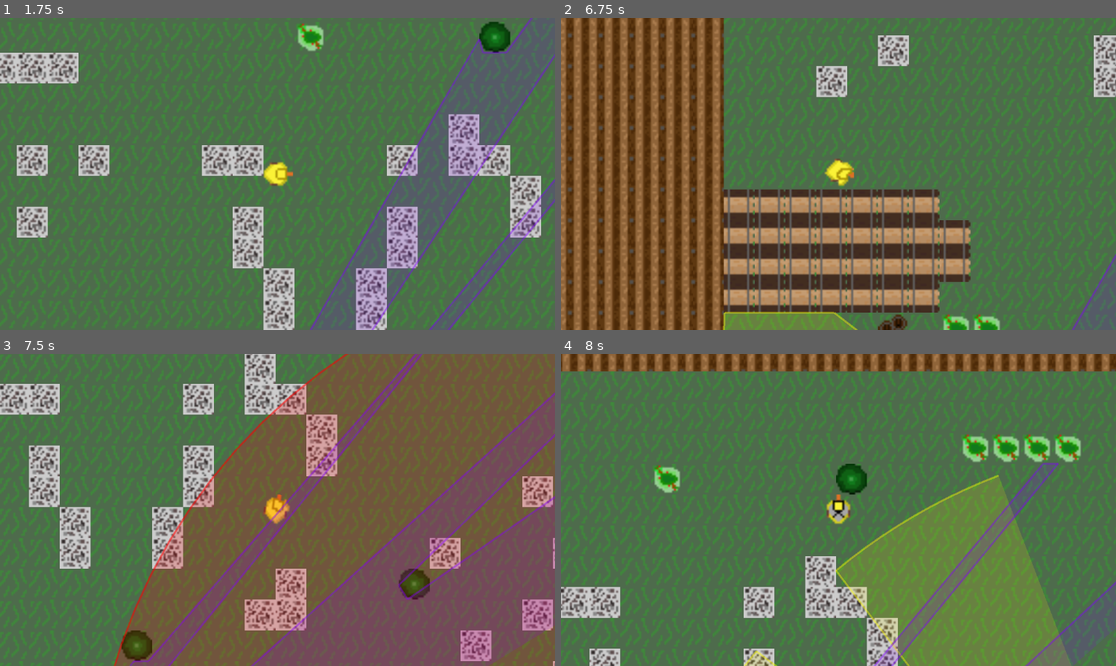
Above: before the commit, frames 1-4 (two rows, left to right).
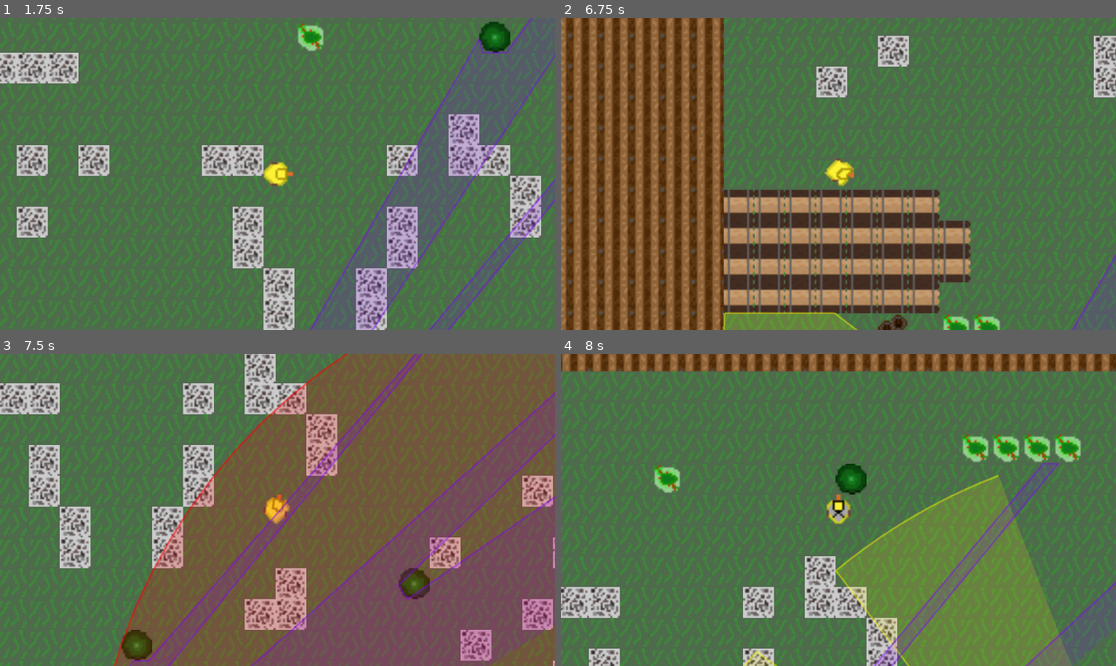
Above: after the commit, the same moments.

Repository: ArpaDeveloper/FGJ2026
Game: Godot game, scene res://scenes/mainmenu.tscn
Two runs of this game, one before a commit and one after it. Both use one fixed random seed, a clock stepped at 60 frames per second and the inputs below.
Inputs (mouse positions are in pixels of both pictures, inside the frame that each line leads up to):
- Up to frame 1 (1.75 s): click "ACTION" at 0.5 s; tap Enter (ui_accept) at 1.25, 1.52 s; move the mouse to (399, 158) at 1.27 s; hold Right (ui_right) from 1.28 s (still down)
- Up to frame 2 (6.75 s): move the mouse to (727, 189) at 2.02 s; release Right (ui_right) at 2.03 s; hold Down (ui_down) 2.03-2.78 s; tap Enter (ui_accept) at 2.27, 3.77, 4.52, 5.27 s; move the mouse to (894, 105) at 2.77 s; hold Right (ui_right) 2.78-3.53 s; move the mouse to (810, 236) at 3.52 s; hold Up (ui_up) 3.53-4.28 s; move the mouse to (1005, 220) at 4.27 s; hold Left (ui_left) 4.28-5.78 s; move the mouse to (672, 127) at 5.02 s; move the mouse to (866, 174) at 5.77 s; hold Down (ui_down) 5.78-6.53 s; move the mouse to (755, 96) at 6.52 s; hold Right (ui_right) from 6.53 s (still down)
- Up to frame 3 (7.5 s): tap Enter (ui_accept) at 6.77 s; move the mouse to (399, 494) at 7.27 s; release Right (ui_right) at 7.28 s; hold Up (ui_up) from 7.28 s (still down)
- Up to frame 4 (8 s): keep holding Up (ui_up); tap Enter (ui_accept) at 7.52 s

Frame 1 is identical in both runs. In frame 2, 0.3% of the frame differs, in the area x 29-100%, y 5-100%; in frame 3, 0.7%, in the area x 0-100%, y 0-100%; in frame 4, 0.2%.

Commit message:
level1,2 working

Diff:
--- a/assets/Tilemaps/tilemap1.tres
+++ b/assets/Tilemaps/tilemap1.tres
@@ -37,7 +37,6 @@
 [sub_resource type="TileSetAtlasSource" id="TileSetAtlasSource_anvck"]
 texture = ExtResource("2_831e8")
 0:0/0 = 0
-0:0/0/physics_layer_0/polygon_0/points = PackedVector2Array(-8, -8, 8, -8, 8, 8, -8, 8)
 
 [sub_resource type="TileSetAtlasSource" id="TileSetAtlasSource_r5max"]
 texture = ExtResource("3_t1r2p")
--- a/scenes/Levels/level1.tscn
+++ b/scenes/Levels/level1.tscn
@@ -13,7 +13,9 @@
 [ext_resource type="Script" uid="uid://dq48lefkmwxvi" path="res://scripts/enemy.gd" id="10_wtsr7"]
 [ext_resource type="Script" uid="uid://03h7osl0j0gp" path="res://scripts/mask_pickup.gd" id="11_61u81"]
 [ext_resource type="Texture2D" uid="uid://drwj6abbh18r0" path="res://assets/environment/mask-black.png" id="12_erhrb"]
-[ext_resource type="Script" path="res://scripts/goalpost.gd" id="14_erhrb"]
+[ext_resource type="Script" uid="uid://dctpeblbg3o8e" path="res://scripts/goalpost.gd" id="14_erhrb"]
+
+[sub_resource type="RectangleShape2D" id="RectangleShape2D_jsxby"]
 
 [sub_resource type="RectangleShape2D" id="RectangleShape2D_0u6et"]
 size = Vector2(1171, 50)
@@ -301,9 +303,14 @@
 [sub_resource type="CircleShape2D" id="CircleShape2D_jsxby"]
 radius = 25.0
 
-[sub_resource type="RectangleShape2D" id="RectangleShape2D_jsxby"]
-
 [node name="Level 1" type="Node2D" unique_id=579437957]
+
+[node name="Goal" type="Area2D" parent="." unique_id=2012522134]
+position = Vector2(1110, 538)
+script = ExtResource("14_erhrb")
+
+[node name="CollisionShape2D" type="CollisionShape2D" parent="Goal" unique_id=1504708121]
+shape = SubResource("RectangleShape2D_jsxby")
 
 [node name="TileMapLayer" type="TileMapLayer" parent="." unique_id=282337106]
 tile_map_data = PackedByteArray("AAAAAAAAAwAAAAAAAAAAAAEAAwAAAAAAAAAAAAIAAwAAAAAAAAAAAAMAAwAAAAAAAAAAAAQAAwAAAAAAAAAAAA …(98496 unchanged characters)…
@@ -443,7 +450,6 @@
 texture = ExtResource("12_erhrb")
 
 [node name="Control" type="Control" parent="." unique_id=522408242]
-visible = false
 layout_mode = 3
 anchors_preset = 0
 offset_left = -19.0
@@ -457,10 +463,3 @@
 offset_top = 275.0
 offset_right = 516.0
 offset_bottom = 275.0
-
-[node name="Goal" type="Area2D" parent="." unique_id=2012522134]
-position = Vector2(1110, 538)
-script = ExtResource("14_erhrb")
-
-[node name="CollisionShape2D" type="CollisionShape2D" parent="Goal" unique_id=1504708121]
-shape = SubResource("RectangleShape2D_jsxby")
--- a/scenes/Levels/level2.tscn
+++ b/scenes/Levels/level2.tscn
@@ -1,7 +1,305 @@
 [gd_scene format=4 uid="uid://c3vjf33htjqf2"]
 
 [ext_resource type="TileSet" uid="uid://buqelv0axwqfr" path="res://assets/Tilemaps/tilemap1.tres" id="1_cwmcw"]
-[ext_resource type="PackedScene" path="res://scenes/pausemenu.tscn" id="2_hvt6x"]
+[ext_resource type="Script" uid="uid://dctpeblbg3o8e" path="res://scripts/goalpost.gd" id="2_6uvra"]
+[ext_resource type="Script" uid="uid://dgpcstodc3drr" path="res://scripts/player.gd" id="2_341f2"]
+[ext_resource type="PackedScene" uid="uid://dmsm7582xf7ul" path="res://scenes/pausemenu.tscn" id="2_hvt6x"]
+[ext_resource type="Texture2D" uid="uid://disyyunm2blv4" path="res://assets/Player/duck-sketch.png" id="3_6dnuc"]
+[ext_resource type="Script" uid="uid://03h7osl0j0gp" path="res://scripts/mask_pickup.gd" id="3_vuu7b"]
+[ext_resource type="Texture2D" uid="uid://cp71er5u3qmw2" path="res://assets/Player/duck-stealthy-sheet.png" id="4_7laqx"]
+[ext_resource type="Texture2D" uid="uid://drwj6abbh18r0" path="res://assets/environment/mask-black.png" id="4_egkv4"]
+[ext_resource type="Texture2D" uid="uid://e4tirxysmogu" path="res://assets/Player/duck-stealthy.png" id="5_6uvra"]
+[ext_resource type="Texture2D" uid="uid://dwtm7iv4h02dh" path="res://assets/Player/duck-walk-sheet.png" id="6_vuu7b"]
+[ext_resource type="Script" uid="uid://dip413ytt8ebv" path="res://scripts/sniper_enemy.gd" id="8_egkv4"]
+[ext_resource type="Texture2D" uid="uid://b4yyjde3a5mgr" path="res://assets/Enemies/hunter-sketch.png" id="9_66vuv"]
+[ext_resource type="Texture2D" uid="uid://bygy1kx8ydf6p" path="res://assets/Enemies/hunter-walk-sheet.png" id="10_8oyn0"]
+[ext_resource type="Script" uid="uid://dq48lefkmwxvi" path="res://scripts/enemy.gd" id="11_y0nbf"]
+
+[sub_resource type="RectangleShape2D" id="RectangleShape2D_66vuv"]
+size = Vector2(47, 47)
+
+[sub_resource type="CircleShape2D" id="CircleShape2D_8oyn0"]
+radius = 25.0
+
+[sub_resource type="CircleShape2D" id="CircleShape2D_mvp44"]
+radius = 17.720045
+
+[sub_resource type="AtlasTexture" id="AtlasTexture_hunter0"]
+atlas = ExtResource("10_8oyn0")
+region = Rect2(0, 0, 16, 16)
+
+[sub_resource type="AtlasTexture" id="AtlasTexture_hunter1"]
+atlas = ExtResource("10_8oyn0")
+region = Rect2(16, 0, 16, 16)
+
+[sub_resource type="AtlasTexture" id="AtlasTexture_hunter2"]
+atlas = ExtResource("10_8oyn0")
+region = Rect2(32, 0, 16, 16)
+
+[sub_resource type="AtlasTexture" id="AtlasTexture_hunter3"]
+atlas = ExtResource("10_8oyn0")
+region = Rect2(48, 0, 16, 16)
+
+[sub_resource type="AtlasTexture" id="AtlasTexture_hunter4"]
+atlas = ExtResource("10_8oyn0")
+region = Rect2(64, 0, 16, 16)
+
+[sub_resource type="AtlasTexture" id="AtlasTexture_hunter5"]
+atlas = ExtResource("10_8oyn0")
+region = Rect2(80, 0, 16, 16)
+
+[sub_resource type="AtlasTexture" id="AtlasTexture_hunter6"]
+atlas = ExtResource("10_8oyn0")
+region = Rect2(96, 0, 16, 16)
+
+[sub_resource type="AtlasTexture" id="AtlasTexture_hunter7"]
+atlas = ExtResource("10_8oyn0")
+region = Rect2(112, 0, 16, 16)
+
+[sub_resource type="SpriteFrames" id="SpriteFrames_brvyc"]
+animations = [{
+"frames": [{
+"duration": 1.0,
+"texture": ExtResource("9_66vuv")
+}],
+"loop": true,
+"name": &"idle",
+"speed": 1.0
+}, {
+"frames": [{
+"duration": 1.0,
+"texture": SubResource("AtlasTexture_hunter0")
+}, {
+"duration": 1.0,
+"texture": SubResource("AtlasTexture_hunter1")
+}, {
+"duration": 1.0,
+"texture": SubResource("AtlasTexture_hunter2")
+}, {
+"duration": 1.0,
+"texture": SubResource("AtlasTexture_hunter3")
+}, {
+"duration": 1.0,
+"texture": SubResource("AtlasTexture_hunter4")
+}, {
+"duration": 1.0,
+"texture": SubResource("AtlasTexture_hunter5")
+}, {
+"duration": 1.0,
+"texture": SubResource("AtlasTexture_hunter6")
+}, {
+"duration": 1.0,
+"texture": SubResource("AtlasTexture_hunter7")
+}],
+"loop": true,
+"name": &"walk",
+"speed": 10.0
+}]
+
+[sub_resource type="Curve2D" id="Curve2D_341f2"]
+_data = {
+"points": PackedVector2Array(0, 0, 0, 0, -25, -1, 0, 0, 0, 0, -98, 37, 0, 0, 0, 0, -113, -41, 0, 0, 0, 0, -65, -79, 0, 0, 0, 0, -4, -97, 0, 0, 0, 0, 38, -104, 0, 0, 0, 0, 104, -105, 0, 0, 0, 0, 290, -110, 0, 0, 0, 0, 378, -74, 0, 0, 0, 0, 352, -31, 0, 0, 0, 0, 220, -25, 0, 0, 0, 0, 104, -21, 0, 0, 0, 0, 24, -7)
+}
+point_count = 13
+
+[sub_resource type="Curve2D" id="Curve2D_6dnuc"]
+_data = {
+"points": PackedVector2Array(0, 0, 0, 0, 36, 58, 0, 0, 0, 0, 111, 116, 0, 0, 0, 0, 71, 164, 0, 0, 0, 0, -30, 139, 0, 0, 0, 0, -59, 45, 0, 0, 0, 0, -50, -67, 0, 0, 0, 0, -2, -142, 0, 0, 0, 0, 146, -162, 0, 0, 0, 0, 212, -167, 0, 0, 0, 0, 266, -94, 0, 0, 0, 0, 255, -35, 0, 0, 0, 0, 175, -97, 0, 0, 0, 0, 62, -83, 0, 0, 0, 0, 28, -2)
+}
+point_count = 14
+
+[sub_resource type="Curve2D" id="Curve2D_u6b5v"]
+_data = {
+"points": PackedVector2Array(0, 0, 0, 0, 73, -30, 0, 0, 0, 0, -68, -27, 0, 0, 0, 0, -38, 123, 0, 0, 0, 0, 162, 111, 0, 0, 0, 0, 167, -26)
+}
+point_count = 5
+
+[sub_resource type="CircleShape2D" id="CircleShape2D_mhk7j"]
+radius = 20.0
+
+[sub_resource type="SpriteFrames" id="SpriteFrames_togeb"]
+animations = [{
+"frames": [{
+"duration": 1.0,
+"texture": ExtResource("9_66vuv")
+}],
+"loop": true,
+"name": &"idle",
+"speed": 1.0
+}, {
+"frames": [{
+"duration": 1.0,
+"texture": SubResource("AtlasTexture_hunter0")
+}, {
+"duration": 1.0,
+"texture": SubResource("AtlasTexture_hunter1")
+}, {
+"duration": 1.0,
+"texture": SubResource("AtlasTexture_hunter2")
+}, {
+"duration": 1.0,
+"texture": SubResource("AtlasTexture_hunter3")
+}, {
+"duration": 1.0,
+"texture": SubResource("AtlasTexture_hunter4")
+}, {
+"duration": 1.0,
+"texture": SubResource("AtlasTexture_hunter5")
+}, {
+"duration": 1.0,
+"texture": SubResource("AtlasTexture_hunter6")
+}, {
+"duration": 1.0,
+"texture": SubResource("AtlasTexture_hunter7")
+}],
+"loop": true,
+"name": &"walk",
+"speed": 10.0
+}]
+
+[sub_resource type="CircleShape2D" id="CircleShape2D_ros1p"]
+radius = 8.062258
+
+[sub_resource type="AtlasTexture" id="AtlasTexture_stealth0"]
+atlas = ExtResource("4_7laqx")
+region = Rect2(0, 0, 16, 16)
+
+[sub_resource type="AtlasTexture" id="AtlasTexture_stealth1"]
+atlas = ExtResource("4_7laqx")
+region = Rect2(16, 0, 16, 16)
+
+[sub_resource type="AtlasTexture" id="AtlasTexture_stealth2"]
+atlas = ExtResource("4_7laqx")
+region = Rect2(32, 0, 16, 16)
+
+[sub_resource type="AtlasTexture" id="AtlasTexture_stealth3"]
+atlas = ExtResource("4_7laqx")
+region = Rect2(48, 0, 16, 16)
+
+[sub_resource type="AtlasTexture" id="AtlasTexture_stealth4"]
+atlas = ExtResource("4_7laqx")
+region = Rect2(64, 0, 16, 16)
+
+[sub_resource type="AtlasTexture" id="AtlasTexture_stealth5"]
+atlas = ExtResource("4_7laqx")
+region = Rect2(80, 0, 16, 16)
+
+[sub_resource type="AtlasTexture" id="AtlasTexture_stealth6"]
+atlas = ExtResource("4_7laqx")
+region = Rect2(96, 0, 16, 16)
+
+[sub_resource type="AtlasTexture" id="AtlasTexture_stealth7"]
+atlas = ExtResource("4_7laqx")
+region = Rect2(112, 0, 16, 16)
+
+[sub_resource type="AtlasTexture" id="AtlasTexture_walk0"]
+atlas = ExtResource("6_vuu7b")
+region = Rect2(0, 0, 16, 16)
+
+[sub_resource type="AtlasTexture" id="AtlasTexture_walk1"]
+atlas = ExtResource("6_vuu7b")
+region = Rect2(16, 0, 16, 16)
+
+[sub_resource type="AtlasTexture" id="AtlasTexture_walk2"]
+atlas = ExtResource("6_vuu7b")
+region = Rect2(32, 0, 16, 16)
+
+[sub_resource type="AtlasTexture" id="AtlasTexture_walk3"]
+atlas = ExtResource("6_vuu7b")
+region = Rect2(48, 0, 16, 16)
+
+[sub_resource type="AtlasTexture" id="AtlasTexture_walk4"]
+atlas = ExtResource("6_vuu7b")
+region = Rect2(64, 0, 16, 16)
+
+[sub_resource type="AtlasTexture" id="AtlasTexture_walk5"]
+atlas = ExtResource("6_vuu7b")
+region = Rect2(80, 0, 16, 16)
+
+[sub_resource type="AtlasTexture" id="AtlasTexture_walk6"]
+atlas = ExtResource("6_vuu7b")
+region = Rect2(96, 0, 16, 16)
+
+[sub_resource type="AtlasTexture" id="AtlasTexture_walk7"]
+atlas = ExtResource("6_vuu7b")
+region = Rect2(112, 0, 16, 16)
+
+[sub_resource type="SpriteFrames" id="SpriteFrames_6o284"]
+animations = [{
+"frames": [{
+"duration": 1.0,
+"texture": ExtResource("3_6dnuc")
+}],
+"loop": true,
+"name": &"idle",
+"speed": 1.0
+}, {
+"frames": [{
+"duration": 1.0,
+"texture": SubResource("AtlasTexture_stealth0")
+}, {
+"duration": 1.0,
+"texture": SubResource("AtlasTexture_stealth1")
+}, {
+"duration": 1.0,
+"texture": SubResource("AtlasTexture_stealth2")
+}, {
+"duration": 1.0,
+"texture": SubResource("AtlasTexture_stealth3")
+}, {
+"duration": 1.0,
+"texture": SubResource("AtlasTexture_stealth4")
+}, {
+"duration": 1.0,
+"texture": SubResource("AtlasTexture_stealth5")
+}, {
+"duration": 1.0,
+"texture": SubResource("AtlasTexture_stealth6")
+}, {
+"duration": 1.0,
+"texture": SubResource("AtlasTexture_stealth7")
+}],
+"loop": true,
+"name": &"stealth",
+"speed": 10.0
+}, {
+"frames": [{
+"duration": 1.0,
+"texture": ExtResource("5_6uvra")
+}],
+"loop": true,
+"name": &"stealth_idle",
+"speed": 1.0
+}, {
+"frames": [{
+"duration": 1.0,
+"texture": SubResource("AtlasTexture_walk0")
+}, {
+"duration": 1.0,
+"texture": SubResource("AtlasTexture_walk1")
+}, {
+"duration": 1.0,
+"texture": SubResource("AtlasTexture_walk2")
+}, {
+"duration": 1.0,
+"texture": SubResource("AtlasTexture_walk3")
+}, {
+"duration": 1.0,
+"texture": SubResource("AtlasTexture_walk4")
+}, {
+"duration": 1.0,
+"texture": SubResource("AtlasTexture_walk5")
+}, {
+"duration": 1.0,
+"texture": SubResource("AtlasTexture_walk6")
+}, {
+"duration": 1.0,
+"texture": SubResource("AtlasTexture_walk7")
+}],
+"loop": true,
+"name": &"walk",
+"speed": 10.0
+}]
 
 [sub_resource type="RectangleShape2D" id="RectangleShape2D_hvt6x"]
 size = Vector2(1171, 50)
@@ -13,8 +311,102 @@
 tile_set = ExtResource("1_cwmcw")
 
 [node name="TileMapLayer" type="TileMapLayer" parent="TileMapLayer" unique_id=1656966565]
-tile_map_data = PackedByteArray("AAAeAAAACQAAAAAAAAAeAAEACQA …(1039 unchanged characters)… AAAAEAAAA7AAgAAAAAAAEAAAA8AAgAAAAAAAEAAAA=")
+tile_map_data = PackedByteArray("AAAeAAAACQAAAAAAAAAeAAEACQA …(1039 unchanged characters)… AAAAEAAAA7AAgAAAAAAAEAAAA8AAgAAAAAAAEAAABEACIACwAAAAAAAAA=")
 tile_set = ExtResource("1_cwmcw")
+
+[node name="Goal" type="Area2D" parent="." unique_id=976701940]
+position = Vector2(1096, 552)
+script = ExtResource("2_6uvra")
+
+[node name="CollisionShape2D" type="CollisionShape2D" parent="Goal" unique_id=1819481758]
+position = Vector2(-0.5, -0.5)
+shape = SubResource("RectangleShape2D_66vuv")
+
+[node name="MaskPickup" type="Area2D" parent="." unique_id=1474821405]
+position = Vector2(56, 72)
+script = ExtResource("3_vuu7b")
+
+[node name="CollisionShape2D" type="CollisionShape2D" parent="MaskPickup" unique_id=649044432]
+shape = SubResource("CircleShape2D_8oyn0")
+
+[node name="Sprite2D" type="Sprite2D" parent="MaskPickup" unique_id=1060779564]
+texture = ExtResource("4_egkv4")
+
+[node name="Enemy3" type="CharacterBody2D" parent="." unique_id=2132593117]
+position = Vector2(128, 410)
+script = ExtResource("11_y0nbf")
+
+[node name="CollisionShape2D" type="CollisionShape2D" parent="Enemy3" unique_id=457492386]
+shape = SubResource("CircleShape2D_mvp44")
+
+[node name="AnimatedSprite2D" type="AnimatedSprite2D" parent="Enemy3" unique_id=552534452]
+sprite_frames = SubResource("SpriteFrames_brvyc")
+animation = &"walk"
+autoplay = "walk"
+
+[node name="Path2D" type="Path2D" parent="Enemy3" unique_id=143050534]
+curve = SubResource("Curve2D_341f2")
+
+[node name="Enemy2" type="CharacterBody2D" parent="." unique_id=1931754541]
+position = Vector2(740, 468)
+script = ExtResource("11_y0nbf")
+
+[node name="CollisionShape2D" type="CollisionShape2D" parent="Enemy2" unique_id=1893496773]
+shape = SubResource("CircleShape2D_mvp44")
+
+[node name="AnimatedSprite2D" type="AnimatedSprite2D" parent="Enemy2" unique_id=1235117291]
+sprite_frames = SubResource("SpriteFrames_brvyc")
+animation = &"walk"
+autoplay = "walk"
+
+[node name="Path2D" type="Path2D" parent="Enemy2" unique_id=1662371373]
+curve = SubResource("Curve2D_6dnuc")
+
+[node name="Enemy" type="CharacterBody2D" parent="." unique_id=1603392628]
+position = Vector2(241, 42)
+script = ExtResource("11_y0nbf")
+
+[node name="CollisionShape2D" type="CollisionShape2D" parent="Enemy" unique_id=1473160315]
+shape = SubResource("CircleShape2D_mvp44")
+
+[node name="AnimatedSprite2D" type="AnimatedSprite2D" parent="Enemy" unique_id=1457138136]
+sprite_frames = SubResource("SpriteFrames_brvyc")
+animation = &"walk"
+autoplay = "walk"
+
+[node name="Path2D" type="Path2D" parent="Enemy" unique_id=2065271357]
+curve = SubResource("Curve2D_u6b5v")
+
+[node name="SniperEnemy" type="CharacterBody2D" parent="." unique_id=1584759842]
+position = Vector2(1084.0001, 148.99997)
+rotation = 3.7172353
+scale = Vector2(0.99999994, 0.99999994)
+script = ExtResource("8_egkv4")
+
+[node name="CollisionShape2D" type="CollisionShape2D" parent="SniperEnemy" unique_id=701755290]
+position = Vector2(1.5258789e-05, 0.00012636185)
+shape = SubResource("CircleShape2D_mhk7j")
+
+[node name="AnimatedSprite2D" type="AnimatedSprite2D" parent="SniperEnemy" unique_id=1941773478]
+position = Vector2(1.5258789e-05, 0.0001296997)
+sprite_frames = SubResource("SpriteFrames_togeb")
+animation = &"idle"
+autoplay = "idle"
+
+[node name="Player" type="CharacterBody2D" parent="." unique_id=261658045 groups=["player"]]
+position = Vector2(70, 605)
+script = ExtResource("2_341f2")
+
+[node name="CollisionShape2D" type="CollisionShape2D" parent="Player" unique_id=1835395891]
+shape = SubResource("CircleShape2D_ros1p")
+
+[node name="AnimatedSprite2D" type="AnimatedSprite2D" parent="Player" unique_id=279872327]
+sprite_frames = SubResource("SpriteFrames_6o284")
+animation = &"walk"
+autoplay = "walk"
+
+[node name="Camera2D" type="Camera2D" parent="Player" unique_id=921817533]
+zoom = Vector2(4, 4)
 
 [node name="Walls" type="Node2D" parent="." unique_id=1181090576]
 
@@ -29,7 +421,7 @@
 position = Vector2(400, 575)
 
 [node name="CollisionShape2D" type="CollisionShape2D" parent="Walls/BottomWall" unique_id=355440376]
-position = Vector2(179, 100)
+position = Vector2(180, 107)
 shape = SubResource("RectangleShape2D_hvt6x")
 
 [node name="LeftWall" type="StaticBody2D" parent="Walls" unique_id=1360043830]
